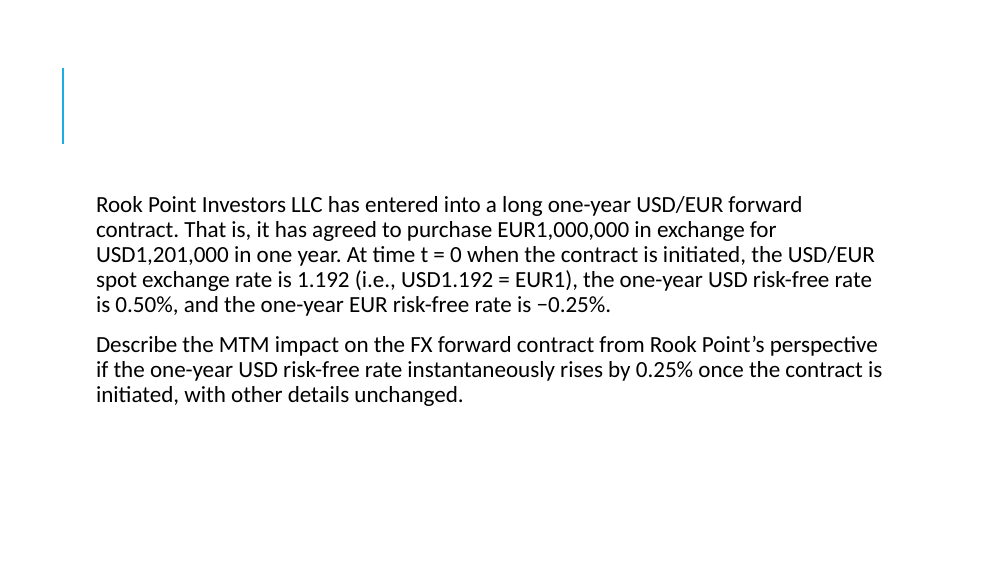
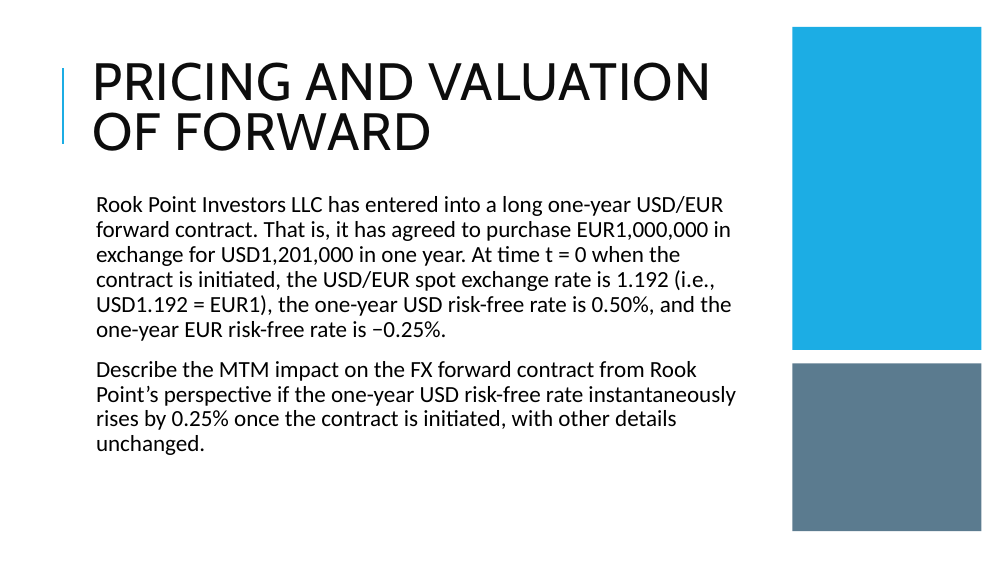
Before and after one commit to Isco0530/data, a slide deck: slide 60 of Derivatives.pptx. Drawn at 1008x567 pixels with LibreOffice and Linux fonts; fonts in the diff are those of the drawing. Boxes give left, top, right and bottom in pixels: in the first picture for what was removed or moved away, otherwise in the second. Text is boxed around its words. In the diff, an @@ line names an element or a change of style, - is before the commit and + after.

```diff
--- a/Derivatives.pptx
+++ b/Derivatives.pptx
@@ rectangle added at [792, 27, 982, 350], fill #1CADE4 @@
@@ title added at [92, 62, 712, 151], 50 pt, text #0D0D0D @@
+PRICING AND VALUATION OF FORWARD
@@ text "Rook Point Investors LLC has ..." rewrapped from [96, 196, 882, 406] to [96, 196, 736, 455] @@
@@ rectangle added at [792, 364, 982, 532], fill #335B74 at 80% opacity @@
```
Also in this commit, not shown: 15 other slides changed, 1 other file.
